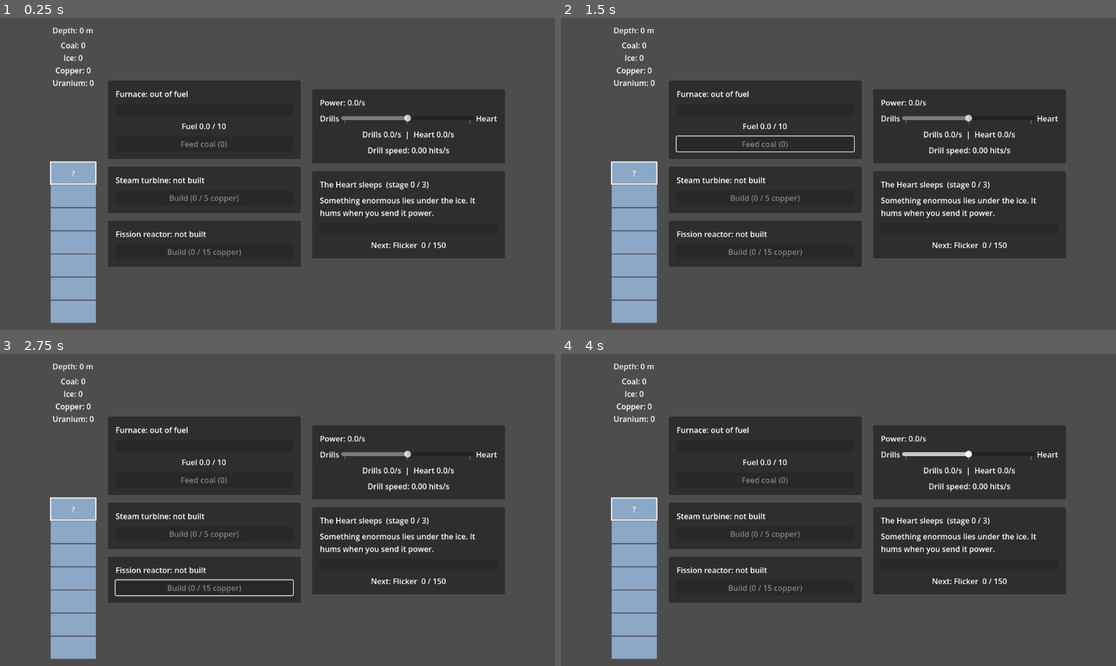
Above: before the commit, frames 1-4 (two rows, left to right).
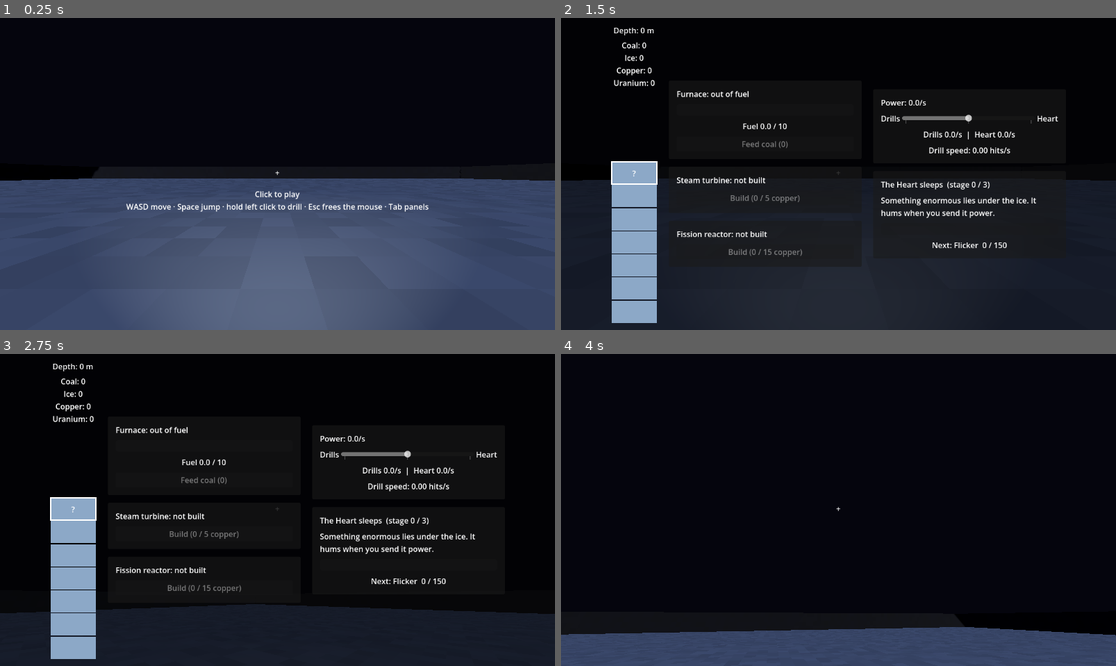
Above: after the commit, the same moments.

Repository: SneakKestrel16/Mininginc
Game: Godot game, scene res://src/main.tscn
The game is run twice, just before and just after one commit, with the same random seed, the same clock (stepped at 60 frames per second) and the same inputs.
Inputs (mouse positions are in pixels of both pictures, inside the frame that each line leads up to):
- Up to frame 1 (0.25 s): no input
- Up to frame 2 (1.5 s): tap Enter at 0.5 s; move the mouse to (960, 158) at 0.52 s; hold D 0.53-1.28 s; hold Space 0.53-1.28 s; tap Tab at 0.6 s; click (960, 158) at 0.67 s; move the mouse to (727, 189) at 1.27 s; hold S from 1.28 s (still down); tap Space at 1.35 s; click (727, 189) at 1.42 s
- Up to frame 3 (2.75 s): tap Space at 1.52, 1.82 s; tap Tab at 1.55, 2.1 s; move the mouse to (333, 441) at 2.02 s; release S at 2.03 s; hold D from 2.03 s (still down); hold Space from 2.03 s (still down); click (333, 441) at 2.17 s
- Up to frame 4 (4 s): move the mouse to (810, 572) at 2.77 s; release D at 2.78 s; release Space at 2.78 s; hold W 2.78-3.53 s; tap Tab at 2.85 s; click (810, 572) at 2.92 s; tap Space at 3.02, 3.32 s; move the mouse to (1005, 556) at 3.52 s; hold A from 3.53 s (still down); hold Space from 3.53 s (still down); click (1005, 556) at 3.67 s

The runs differ from the first frame. In frame 1, 96% of the frame differs, in the area x 0-100%, y 0-100%; in frame 2, 75%; in frame 3, 87%; in frame 4, 96%.

Commit message:
feat: story 014 first-person miner + hand drill (heartwake/story-014)

Diff:
--- a/data/world.json
+++ b/data/world.json
@@ -4,5 +4,11 @@
 	"max_depth": 400,
 	"crust_depth": 2,
 	"wall_height": 4,
-	"view_radius_chunks": 4
+	"view_radius_chunks": 4,
+	"move_speed": 5.0,
+	"jump_velocity": 4.0,
+	"gravity": 5.0,
+	"reach": 5.0,
+	"hand_drill_hits_per_second": 4.0,
+	"mouse_sensitivity": 0.0025
 }
--- a/src/main.tscn
+++ b/src/main.tscn
@@ -10,16 +10,22 @@
 [ext_resource type="Script" path="res://src/save/save_game.gd" id="8_save"]
 [ext_resource type="PackedScene" path="res://src/ui/reactor_panel.tscn" id="9_reactor"]
 
-[node name="Main" type="Control"]
-layout_mode = 3
-anchors_preset = 15
-anchor_right = 1.0
-anchor_bottom = 1.0
-grow_horizontal = 2
-grow_vertical = 2
+[ext_resource type="Script" path="res://src/world/voxel_world.gd" id="10_world"]
+[ext_resource type="PackedScene" path="res://src/player/player.tscn" id="11_player"]
+[ext_resource type="Script" path="res://src/ui/overlay.gd" id="12_overlay"]
 
-[node name="Mine" type="Node" parent="."]
+[sub_resource type="Environment" id="Env"]
+background_mode = 1
+background_color = Color(0.02, 0.02, 0.05, 1)
+ambient_light_source = 2
+ambient_light_color = Color(0.45, 0.5, 0.65, 1)
+ambient_light_energy = 0.6
+
+[node name="Main" type="Node3D"]
+
+[node name="Mine" type="Node" parent="." node_paths=PackedStringArray("world")]
 script = ExtResource("3_mine")
+world = NodePath("../World")
 
 [node name="Economy" type="Node" parent="." node_paths=PackedStringArray("mine")]
 script = ExtResource("1_economy")
@@ -31,7 +37,35 @@
 mine = NodePath("../Mine")
 away_dialog = NodePath("../AwayDialog")
 
-[node name="Center" type="CenterContainer" parent="."]
+[node name="World" type="Node3D" parent="."]
+script = ExtResource("10_world")
+
+[node name="Sun" type="DirectionalLight3D" parent="."]
+transform = Transform3D(0.8660, 0.0000, -0.5000, -0.3830, 0.6428, -0.6634, 0.3214, 0.7660, 0.5567, 0, 20, 0)
+light_color = Color(0.9, 0.93, 1, 1)
+light_energy = 0.8
+shadow_enabled = true
+
+[node name="Environment" type="WorldEnvironment" parent="."]
+environment = SubResource("Env")
+
+[node name="Player" parent="." node_paths=PackedStringArray("world") instance=ExtResource("11_player")]
+transform = Transform3D(1, 0, 0, 0, 1, 0, 0, 0, 1, 64.5, 1.1, 64.5)
+world = NodePath("../World")
+
+[node name="Overlay" type="CanvasLayer" parent="." node_paths=PackedStringArray("player")]
+script = ExtResource("12_overlay")
+player = NodePath("../Player")
+
+[node name="Shade" type="ColorRect" parent="Overlay"]
+anchors_preset = 15
+anchor_right = 1.0
+anchor_bottom = 1.0
+grow_horizontal = 2
+grow_vertical = 2
+color = Color(0, 0, 0, 0.6)
+
+[node name="Center" type="CenterContainer" parent="Overlay"]
 layout_mode = 1
 anchors_preset = 15
 anchor_right = 1.0
@@ -39,43 +73,43 @@
 grow_horizontal = 2
 grow_vertical = 2
 
-[node name="Columns" type="HBoxContainer" parent="Center"]
+[node name="Columns" type="HBoxContainer" parent="Overlay/Center"]
 layout_mode = 2
 theme_override_constants/separation = 24
 
-[node name="DigShaftView" parent="Center/Columns" node_paths=PackedStringArray("mine") instance=ExtResource("4_shaft")]
+[node name="DigShaftView" parent="Overlay/Center/Columns" node_paths=PackedStringArray("mine") instance=ExtResource("4_shaft")]
 layout_mode = 2
-mine = NodePath("../../../Mine")
+mine = NodePath("../../../../Mine")
 
-[node name="Generators" type="VBoxContainer" parent="Center/Columns"]
+[node name="Generators" type="VBoxContainer" parent="Overlay/Center/Columns"]
 layout_mode = 2
 size_flags_vertical = 4
 theme_override_constants/separation = 16
 
-[node name="FurnacePanel" parent="Center/Columns/Generators" node_paths=PackedStringArray("economy") instance=ExtResource("5_furnace")]
+[node name="FurnacePanel" parent="Overlay/Center/Columns/Generators" node_paths=PackedStringArray("economy") instance=ExtResource("5_furnace")]
 layout_mode = 2
-economy = NodePath("../../../../Economy")
+economy = NodePath("../../../../../Economy")
 
-[node name="TurbinePanel" parent="Center/Columns/Generators" node_paths=PackedStringArray("economy") instance=ExtResource("7_turbine")]
+[node name="TurbinePanel" parent="Overlay/Center/Columns/Generators" node_paths=PackedStringArray("economy") instance=ExtResource("7_turbine")]
 layout_mode = 2
-economy = NodePath("../../../../Economy")
+economy = NodePath("../../../../../Economy")
 
-[node name="ReactorPanel" parent="Center/Columns/Generators" node_paths=PackedStringArray("economy") instance=ExtResource("9_reactor")]
+[node name="ReactorPanel" parent="Overlay/Center/Columns/Generators" node_paths=PackedStringArray("economy") instance=ExtResource("9_reactor")]
 layout_mode = 2
-economy = NodePath("../../../../Economy")
+economy = NodePath("../../../../../Economy")
 
-[node name="Panels" type="VBoxContainer" parent="Center/Columns"]
+[node name="Panels" type="VBoxContainer" parent="Overlay/Center/Columns"]
 layout_mode = 2
 size_flags_vertical = 4
 theme_override_constants/separation = 16
 
-[node name="PowerPanel" parent="Center/Columns/Panels" node_paths=PackedStringArray("economy") instance=ExtResource("2_panel")]
+[node name="PowerPanel" parent="Overlay/Center/Columns/Panels" node_paths=PackedStringArray("economy") instance=ExtResource("2_panel")]
 layout_mode = 2
-economy = NodePath("../../../../Economy")
+economy = NodePath("../../../../../Economy")
 
-[node name="HeartPanel" parent="Center/Columns/Panels" node_paths=PackedStringArray("economy") instance=ExtResource("6_heart")]
+[node name="HeartPanel" parent="Overlay/Center/Columns/Panels" node_paths=PackedStringArray("economy") instance=ExtResource("6_heart")]
 layout_mode = 2
-economy = NodePath("../../../../Economy")
+economy = NodePath("../../../../../Economy")
 
 [node name="AwayDialog" type="AcceptDialog" parent="."]
 title = "Heartwake"
--- a/src/mining/mine.gd
+++ b/src/mining/mine.gd
@@ -7,7 +7,11 @@
 
 const CONFIG_PATH := "res://data/ores.json"
 
-## The shaft being dug.
+## The voxel moon the player digs; ore broken there is collected here. Optional, so
+## checks can run a Mine alone.
+@export var world: VoxelWorld
+
+## The shaft the economy's drills dig until story 017 moves them into the world.
 var shaft: DigShaft
 
 ## Ore id to amount found so far. Rock is not counted.
@@ -26,6 +30,9 @@
 	shaft = DigShaft.new(randi(), config["hardness_base"], config["hardness_per_block"], config["ores"],
 			config["frozen_from_depth"], config["frozen_hardness_multiplier"])
 	_base_frozen_from = config["frozen_from_depth"]
+	if world:
+		world.world_seed = shaft.shaft_seed
+		world.block_broken.connect(_collect)
 
 
 ## Lands [param hits] on the shaft and collects any ore it breaks out. Clicks land 1 hit;
@@ -45,6 +52,14 @@
 	var floor_depth := maxi(_base_frozen_from, depth)
 	if floor_depth != shaft.frozen_from:
 		shaft.frozen_from = floor_depth
+		changed.emit()
+	if world:
+		world.thaw_to(depth)
+
+
+func _collect(_pos: Vector3i, block_name: String) -> void:
+	if block_name in ores:
+		ores[block_name] += 1
 		changed.emit()
 
 
--- /dev/null
+++ b/src/player/player.gd
@@ -0,0 +1,116 @@
+## The miner, in first person (brief: Milestone 3D item 16). Walks the voxel moon and
+## breaks the block under the crosshair with the hand drill while the left button is held.
+class_name Player
+extends CharacterBody3D
+
+const CONFIG_PATH := "res://data/world.json"
+
+## The moon the player walks and digs.
+@export var world: VoxelWorld
+
+## The block under the crosshair within reach, or null.
+var target: Variant = null
+## True while the player is in control. A click on the game turns it on and takes the
+## mouse; Esc or an overlay turns it off. Never on at start, so the game (or a check run)
+## never grabs the mouse by itself.
+var controls_enabled := false
+## True while an overlay is open, which hides the "click to play" hint.
+var hint_blocked := false
+
+var _move_speed: float
+var _jump_velocity: float
+var _gravity: float
+var _reach: float
+var _drill_rate: float
+var _sensitivity: float
+
+@onready var _head: Node3D = $Head
+@onready var _camera: Camera3D = $Head/Camera
+@onready var _marker: MeshInstance3D = $TargetMarker
+@onready var _marker_material: StandardMaterial3D = _marker.material_override
+@onready var _hint: Label = $Crosshair/Hint
+
+
+func _ready() -> void:
+	var config = JSON.parse_string(FileAccess.get_file_as_string(CONFIG_PATH))
+	var keys := ["move_speed", "jump_velocity", "gravity", "reach", "hand_drill_hits_per_second", "mouse_sensitivity"]
+	if not config is Dictionary or not config.has_all(keys):
+		var message := "%s is missing one of %s" % [CONFIG_PATH, ", ".join(keys)]
+		push_error(message)
+		OS.alert(message, "Heartwake cannot start")
+		get_tree().quit(1)
+		return
+	_move_speed = config["move_speed"]
+	_jump_velocity = config["jump_velocity"]
+	_gravity = config["gravity"]
+	_reach = config["reach"]
+	_drill_rate = config["hand_drill_hits_per_second"]
+	_sensitivity = config["mouse_sensitivity"]
+	_marker.top_level = true
+
+
+func _unhandled_input(event: InputEvent) -> void:
+	if not controls_enabled:
+		if event is InputEventMouseButton and event.pressed and _hint.visible:
+			set_controls(true)
+			get_viewport().set_input_as_handled()  # this click only takes the mouse
+		return
+	if event is InputEventMouseMotion:
+		rotate_y(-event.relative.x * _sensitivity)
+		_head.rotate_x(-event.relative.y * _sensitivity)
+		_head.rotation.x = clampf(_head.rotation.x, -PI / 2.0 + 0.01, PI / 2.0 - 0.01)
+	elif event is InputEventKey and event.pressed and event.physical_keycode == KEY_ESCAPE:
+		set_controls(false)
+
+
+## Hands control (and the mouse) to the player, or takes it away.
+func set_controls(on: bool) -> void:
+	controls_enabled = on
+	Input.mouse_mode = Input.MOUSE_MODE_CAPTURED if on else Input.MOUSE_MODE_VISIBLE
+
+
+func _physics_process(delta: float) -> void:
+	world.update_around(global_position)
+	velocity.y -= _gravity * delta
+	var wish := Vector2.ZERO
+	var drilling := false
+	if controls_enabled:
+		wish = Vector2(
+			float(Input.is_physical_key_pressed(KEY_D)) - float(Input.is_physical_key_pressed(KEY_A)),
+			float(Input.is_physical_key_pressed(KEY_S)) - float(Input.is_physical_key_pressed(KEY_W)))
+		if Input.is_physical_key_pressed(KEY_SPACE) and is_on_floor():
+			velocity.y = _jump_velocity
+		drilling = Input.is_mouse_button_pressed(MOUSE_BUTTON_LEFT)
+	var move := (transform.basis * Vector3(wish.x, 0.0, wish.y)).normalized() * _move_speed
+	velocity.x = move.x
+	velocity.z = move.z
+	move_and_slide()
+	_aim()
+	if drilling and target != null:
+		world.hit(target, _drill_rate * delta)
+	_show_target()
+	_hint.visible = not controls_enabled and not hint_blocked
+
+
+## Finds the block under the crosshair within reach.
+func _aim() -> void:
+	var from := _camera.global_position
+	var query := PhysicsRayQueryParameters3D.create(from, from - _camera.global_basis.z * _reach)
+	query.exclude = [get_rid()]
+	var hit := get_world_3d().direct_space_state.intersect_ray(query)
+	if hit.is_empty():
+		target = null
+		return
+	# Step half a block into the face hit, so the point lands inside the solid block.
+	target = Vector3i((hit["position"] - hit["normal"] * 0.5).floor())
+
+
+## Outlines the target block, darker the more damage it has taken.
+func _show_target() -> void:
+	_marker.visible = target != null
+	if target == null:
+		return
+	_marker.global_position = Vector3(target) + Vector3(0.5, 0.5, 0.5)
+	var needed: float = world.hardness(target)
+	var done: float = world.damage.get(target, 0.0) / needed if needed > 0.0 and not is_inf(needed) else 0.0
+	_marker_material.albedo_color = Color(0.05, 0.02, 0.0, 0.12 + 0.6 * done)
--- /dev/null
+++ b/src/player/player.tscn
@@ -0,0 +1,67 @@
+[gd_scene load_steps=6 format=3]
+
+[ext_resource type="Script" path="res://src/player/player.gd" id="1_player"]
+
+[sub_resource type="CapsuleShape3D" id="Capsule"]
+radius = 0.35
+height = 1.7
+
+[sub_resource type="BoxMesh" id="MarkerMesh"]
+size = Vector3(1.02, 1.02, 1.02)
+
+[sub_resource type="StandardMaterial3D" id="MarkerMaterial"]
+transparency = 1
+shading_mode = 0
+albedo_color = Color(0.05, 0.02, 0, 0.12)
+
+[node name="Player" type="CharacterBody3D"]
+script = ExtResource("1_player")
+
+[node name="Shape" type="CollisionShape3D" parent="."]
+transform = Transform3D(1, 0, 0, 0, 1, 0, 0, 0, 1, 0, 0.85, 0)
+shape = SubResource("Capsule")
+
+[node name="Head" type="Node3D" parent="."]
+transform = Transform3D(1, 0, 0, 0, 1, 0, 0, 0, 1, 0, 1.55, 0)
+
+[node name="Camera" type="Camera3D" parent="Head"]
+fov = 80.0
+
+[node name="Headlamp" type="SpotLight3D" parent="Head"]
+light_energy = 1.0
+spot_range = 18.0
+spot_angle = 50.0
+spot_angle_attenuation = 0.5
+
+[node name="TargetMarker" type="MeshInstance3D" parent="."]
+mesh = SubResource("MarkerMesh")
+material_override = SubResource("MarkerMaterial")
+
+[node name="Crosshair" type="CanvasLayer" parent="."]
+
+[node name="Dot" type="Label" parent="Crosshair"]
+anchors_preset = 8
+anchor_left = 0.5
+anchor_top = 0.5
+anchor_right = 0.5
+anchor_bottom = 0.5
+offset_left = -6.0
+offset_top = -14.0
+offset_right = 6.0
+offset_bottom = 12.0
+text = "+"
+horizontal_alignment = 1
+
+[node name="Hint" type="Label" parent="Crosshair"]
+anchors_preset = 8
+anchor_left = 0.5
+anchor_top = 0.5
+anchor_right = 0.5
+anchor_bottom = 0.5
+offset_left = -340.0
+offset_top = 30.0
+offset_right = 340.0
+offset_bottom = 80.0
+text = "Click to play
+WASD move · Space jump · hold left click to drill · Esc frees the mouse · Tab panels"
+horizontal_alignment = 1
--- a/src/save/save_game.gd
+++ b/src/save/save_game.gd
@@ -134,6 +134,8 @@
 static func apply(data: Dictionary, economy: Economy, mine: Mine) -> void:
 	var shaft := mine.shaft
 	shaft.shaft_seed = int(data["mine"]["seed"])
+	if mine.world:
+		mine.world.world_seed = shaft.shaft_seed
 	shaft.depth = int(data["mine"]["depth"])
 	shaft.damage = data["mine"]["damage"]
 	shaft.revealed = data["mine"]["revealed"]
--- /dev/null
+++ b/src/ui/overlay.gd
@@ -0,0 +1,18 @@
+## The 2D panels from the MVP, shown over the 3D world with Tab until the world's own
+## machines, HUD and console replace them (stories 015–017).
+extends CanvasLayer
+
+## Loses its controls while the overlay is open.
+@export var player: Player
+
+
+func _ready() -> void:
+	visible = false
+
+
+func _unhandled_input(event: InputEvent) -> void:
+	if event is InputEventKey and event.pressed and not event.echo and event.physical_keycode == KEY_TAB:
+		visible = not visible
+		player.hint_blocked = visible
+		player.set_controls(not visible)
+		get_viewport().set_input_as_handled()
Binary file added: production/qa/evidence/story-014-first-person-miner/drilling.png
Binary file added: production/qa/evidence/story-014-first-person-miner/in-hole.png
Binary file added: production/qa/evidence/story-014-first-person-miner/overlay.png
Not shown, added: production/qa/evidence/story-014-first-person-miner/stamp.txt
Binary file added: production/qa/evidence/story-014-first-person-miner/surface.png
Not shown: 1 places in src/main.tscn that only renumber resources
Not shown, added: src/player/player.gd.uid
Not shown, added: src/ui/overlay.gd.uid
Not shown, changed: production/epics/heartwake/story-014-first-person-miner.md
